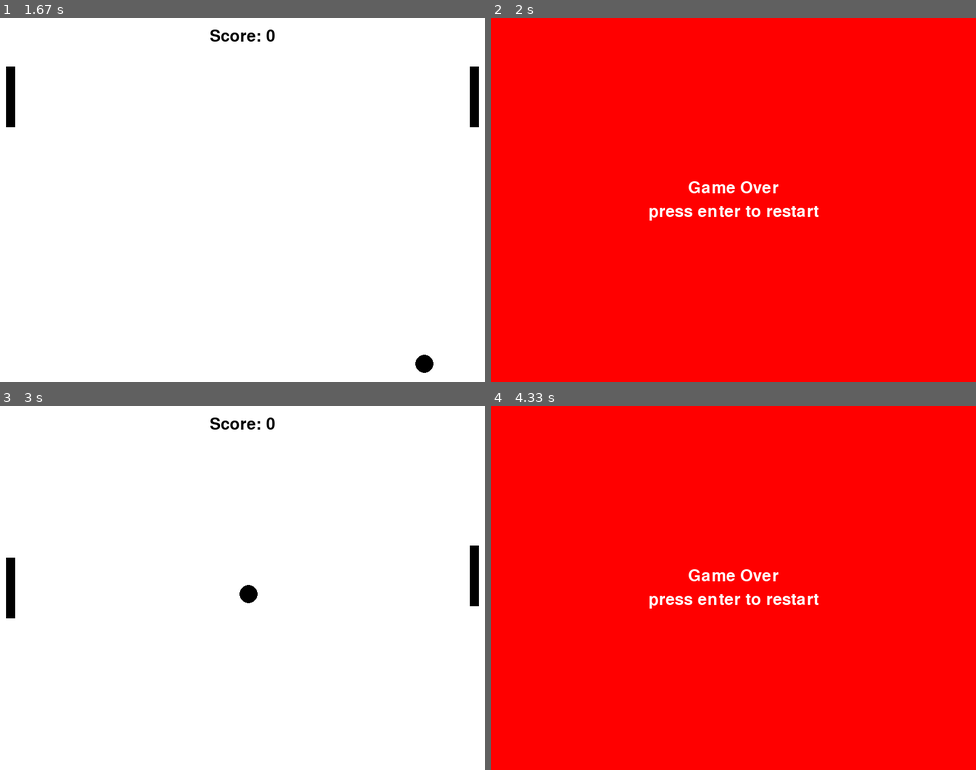
Above: before the commit, frames 1-4 (two rows, left to right).
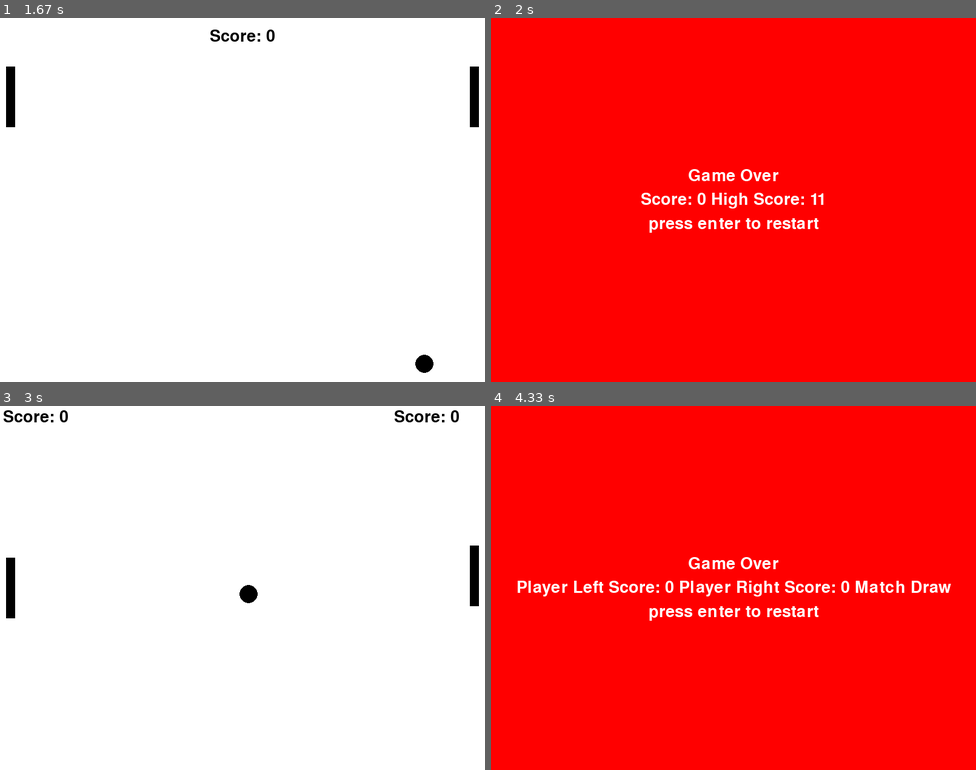
Above: after the commit, the same moments.

Repository: Soubhik-RJS/pygame-test
Game: pygame game, started from Project/Table-Tennis/main.py
The game is run twice, just before and just after one commit, with the same random seed, the same clock (stepped at 60 frames per second) and the same inputs.
Inputs:
- Up to frame 1 (1.67 s): click "Single Player" at 0.38 s; hold Up 0.67-1.13 s; hold Down 1.17-1.47 s; hold Up from 1.5 s (still down)
- Up to frame 2 (2 s): release Up at 1.87 s
- Up to frame 3 (3 s): tap Keypad Enter at 2.3 s; click "Multi Player" at 2.68 s; hold Up from 2.97 s (still down)
- Up to frame 4 (4.33 s): release Up at 3.27 s; hold Down 3.3-3.6 s; hold Up 3.63-4 s

Frame 1 is identical in both runs. In frame 2, 2.1% of the frame differs, in the area x 31-69%, y 41-59%; in frame 3, 0.6%; in frame 4, 2.9%, in the area x 5-95%, y 41-59%.

Commit message:
complete Table Tennis

Diff:
--- a/Project/Table-Tennis/GameObject/Ball.py
+++ b/Project/Table-Tennis/GameObject/Ball.py
@@ -15,7 +15,6 @@
         # Variable
         self.speed = [5,5]
         self.velocity = [0,0]
-        self.point = 0
 
 
     def update(self):
@@ -40,11 +39,49 @@
         #     # self.speed[1] += 1
         #     self.point += 1
 
-        if self.colliderect(self.player_left) or self.colliderect(self.player_right):
+        # if self.colliderect(self.player_left) or self.colliderect(self.player_right):
+        #     self.velocity[0] = -self.velocity[0]
+        #     # self.speed[0] += 1
+        #     # self.speed[1] += 1
+        #     self.point += 1
+
+        # print(self.player_right.height)
+        # if (self.player_right.x <= self.x <= self.player_right.x + self.player_right.width
+        # and self.player_right.y <= self.y <= self.player_right.y + self.player_right.height):
+        #     self.velocity[0] = -self.velocity[0]
+        #     self.point += 1
+
+        # if (abs(self.x-self.player_right.x)<self.player_right.width and abs(self.y-self.player_right.y)<self.player_right.height
+        #     or abs(self.x-self.player_left.x)<self.player_left.width and abs(self.y-self.player_left.y)<self.player_left.height):
+        #     self.velocity[0] = -self.velocity[0]
+        #     self.point += 1
+
+        # Check collision with right player
+        if (self.x + self.width > self.player_right.x and
+            self.x < self.player_right.x + self.player_right.width and
+            self.y + self.height > self.player_right.y and
+            self.y < self.player_right.y + self.player_right.height):
+
             self.velocity[0] = -self.velocity[0]
-            # self.speed[0] += 1
-            # self.speed[1] += 1
-            self.point += 1
+
+            # Adjust the ball's position to be just outside the player's boundary
+            self.x = self.player_right.x - self.width - 1  # Placing ball just outside the right player's left edge
+
+            return {"name": "right", "score": 1}
+
+        # Check collision with left player
+        elif (self.x < self.player_left.x + self.player_left.width and
+            self.x + self.width > self.player_left.x and
+            self.y + self.height > self.player_left.y and
+            self.y < self.player_left.y + self.player_left.height):
+
+            self.velocity[0] = -self.velocity[0]
+
+            # Adjust the ball's position to be just outside the player's boundary
+            self.x = self.player_left.x + self.player_left.width + 1  # Placing ball just outside the left player's right edge
+
+            return {"name": "left", "score": 1}
+
 
 
         # if ((self.left <= self.player_left.right and abs(self.y-self.player_left.y) < self.player_left.size[1])
@@ -52,6 +89,7 @@
         #     (self.right >= self.player_right.left and abs(self.y - self.player_right.y) < self.player_right.size[1])):
         #         self.velocity[0] = -self.velocity[0]
         #         self.point += 1
+        return {"name": "none", "score": 0}
 
 
     def draw(self):
--- a/Project/Table-Tennis/Scenes/GameOver.py
+++ b/Project/Table-Tennis/Scenes/GameOver.py
@@ -1,5 +1,6 @@
 import pygame
 import sys
+import json
 from Scenes.Scene import Scene
 
 class GameOver(Scene):
@@ -10,6 +11,7 @@
         self.WIDTH = WIDTH
         self.HEIGTH = HEIGTH
         self.color = self.RED
+        self.screen_from = ""
 
     def set_load_scene(self, welcome, singleGame, multiGame):
         self.welcome = welcome
@@ -18,6 +20,8 @@
 
     def start(self):
         print("game over")
+        with open("save.json", 'r') as file:
+            self.save = json.loads(file.read())
 
     def event(self, e):
         if e.type == pygame.KEYDOWN:
@@ -25,8 +29,18 @@
                 self.welcome.run()
 
     def draw(self):
-        self.text_screen("Game Over", self.WHITE, self.WIDTH/2, self.HEIGTH/2-20, True)
-        self.text_screen("press enter to restart", self.WHITE, self.WIDTH/2, self.HEIGTH/2+20, True)
+        self.text_screen("Game Over", self.WHITE, self.WIDTH/2, self.HEIGTH/2-40, True)
+        if self.screen_from == "singlegame":
+            self.text_screen(f"Score: {self.singleGame.score} High Score: {self.save["singlegame"]["score"]}", self.WHITE, self.WIDTH/2, self.HEIGTH/2, True)
+        elif self.screen_from == "multigame":
+            if self.multiGame.player_left_score == self.multiGame.player_right_score:
+                win = "Match Draw"
+            elif self.multiGame.player_left_score > self.multiGame.player_right_score:
+                win = "Player Left Win"
+            else:
+                win = "Player Right Win"
+            self.text_screen(f"Player Left Score: {self.multiGame.player_left_score} Player Right Score: {self.multiGame.player_right_score} {win}", self.WHITE, self.WIDTH/2, self.HEIGTH/2, True)
+        self.text_screen("press enter to restart", self.WHITE, self.WIDTH/2, self.HEIGTH/2+40, True)
 
     def text_screen(self,text, color, x, y, center=False):
         screen_text = self.font.render(text, True, color)
--- a/Project/Table-Tennis/Scenes/Multi_Game.py
+++ b/Project/Table-Tennis/Scenes/Multi_Game.py
@@ -17,6 +17,8 @@
         self.speed = 10
 
     def start(self):
+        self.player_left_score = 0
+        self.player_right_score = 0
         print('game scene start')
         self.player_left = Player_Left(self.screen,self.WIDTH, self.HEIGTH, self.BLACK)
         self.player_right = Player_Right(self.screen,self.WIDTH, self.HEIGTH, self.BLACK)
@@ -42,13 +44,19 @@
         if self.ball.left <= 0 or self.ball.right >= self.WIDTH:
             # self.ball.x,self.ball.y = self.WIDTH/2-15,self.HEIGTH/2-15
             # self.ball.velocity = [0,0]
+            self.gameOver.screen_from ="multigame"
             self.gameOver.run()
 
 
 
         self.player_left.update()
         self.player_right.update()
-        self.ball.update()
+        ball = self.ball.update()
+
+        if ball["name"] == "right":
+            self.player_right_score += ball["score"]
+        elif ball["name"] == "left":
+            self.player_left_score += ball["score"]
 
 
 
@@ -56,7 +64,8 @@
         #     self.gameOver.run()
 
     def draw(self):
-        self.text_screen(f"Score: {self.ball.point}",self.BLACK,self.WIDTH/2,30,True)
+        self.text_screen(f"Score: {self.player_left_score}",self.BLACK,5,5)
+        self.text_screen(f"Score: {self.player_right_score}",self.BLACK,self.WIDTH-150,5)
         self.player_left.darw()
         self.player_right.darw()
         self.ball.draw()
--- a/Project/Table-Tennis/Scenes/Single_Game.py
+++ b/Project/Table-Tennis/Scenes/Single_Game.py
@@ -1,5 +1,6 @@
 import pygame
 import sys
+import json
 from Scenes.Scene import Scene
 from GameObject.Player_Left import Player_Left
 from GameObject.Player_Right import Player_Right
@@ -15,6 +16,7 @@
         # self.color = self.BLACK
         self.gameOver = gameOver
         self.speed = 10
+        self.score = 0
 
     def start(self):
         print('game scene start')
@@ -37,21 +39,27 @@
         if self.ball.left <= 0 or self.ball.right >= self.WIDTH:
             # self.ball.x,self.ball.y = self.WIDTH/2-15,self.HEIGTH/2-15
             # self.ball.velocity = [0,0]
+            try:
+                with open('save.json', 'r') as file:
+                    save = file.read()
+                    save = json.loads(save)
+                    if int(self.score) > save["singlegame"]["score"]:
+                        with open("save.json",'w') as file:
+                            save["singlegame"]["score"] = int(self.score)
+                            file.write(json.dumps(save))
+            except Exception as e:
+                print(e)
+            self.gameOver.screen_from ="singlegame"
             self.gameOver.run()
-
 
 
         self.player_left.update()
         self.player_right.update()
-        self.ball.update()
+        self.score += self.ball.update()['score']
 
 
-
-        # if self.player.colliderect(self.enemy):
-        #     self.gameOver.run()
-
     def draw(self):
-        self.text_screen(f"Score: {self.ball.point}",self.BLACK,self.WIDTH/2,30,True)
+        self.text_screen(f"Score: {self.score}",self.BLACK,self.WIDTH/2,30,True)
         self.player_left.darw()
         self.player_right.darw()
         self.ball.draw()
--- /dev/null
+++ b/Project/Table-Tennis/save.json
@@ -0,0 +1 @@
+{"singlegame": {"score": 11}, "multigame": {"playerleft": 0, "playerright": 0}}
